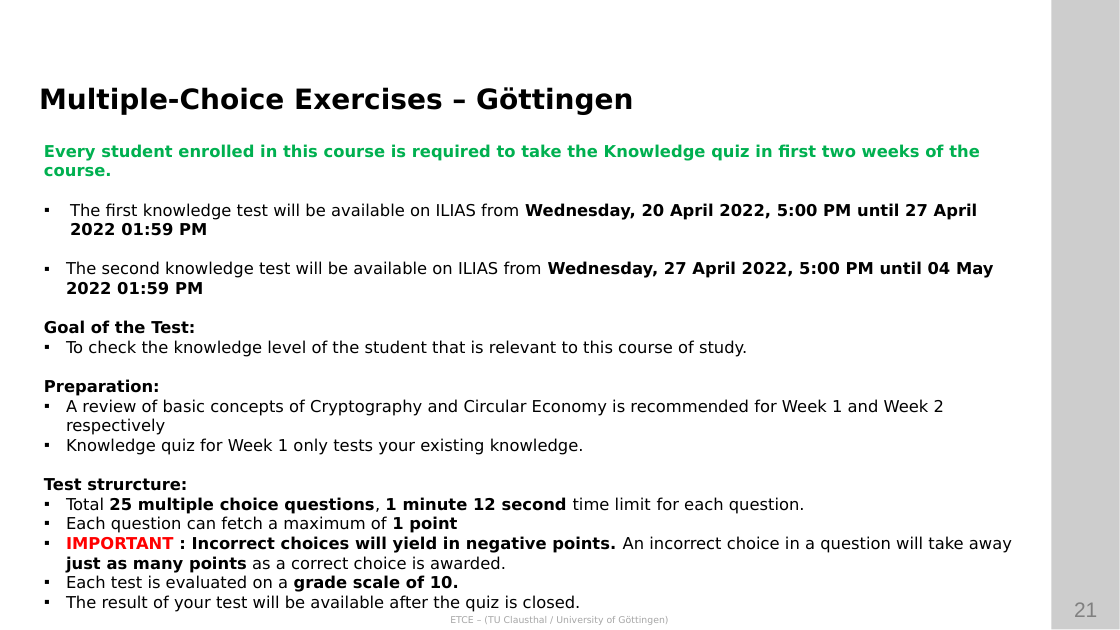
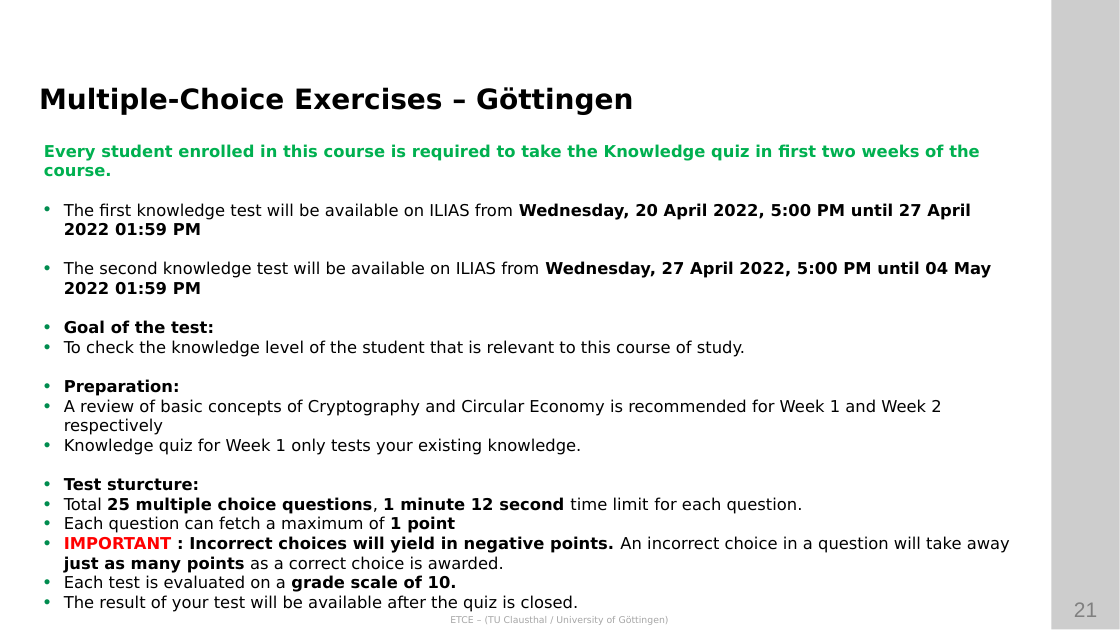
Before and after one commit to ETCE-LAB/teaching-material, a slide deck: slide 21 of Emerging-Technologies-for-the-Circular-Economy/ETCE-L00-Organization.pptx. Drawn at 1120x630 pixels with LibreOffice and Linux fonts; fonts in the diff are those of the drawing; background and template pictures are left out. Boxes give left, top, right and bottom in pixels: in the first picture for what was removed or moved away, otherwise in the second. Text is boxed around its words. In the diff, an @@ line names an element or a change of style, - is before the commit and + after.

```diff
--- a/Emerging-Technologies-for-the-Circular-Economy/ETCE-L00-Organization.pptx
+++ b/Emerging-Technologies-for-the-Circular-Economy/ETCE-L00-Organization.pptx
@@ text at box(64, 203, 1010, 612): bullet ▪ to •; bullet colour #000000 to #008C4F; bullet none to • @@
@@ text at box(64, 320, 214, 334): text changed @@
-Goal of the Test:
+• Goal of the test:
@@ text at box(64, 478, 199, 491): text changed @@
-Test strurcture:
+• Test sturcture:
```
Also in this commit, not shown: 3 other slides changed, 1 other file.
